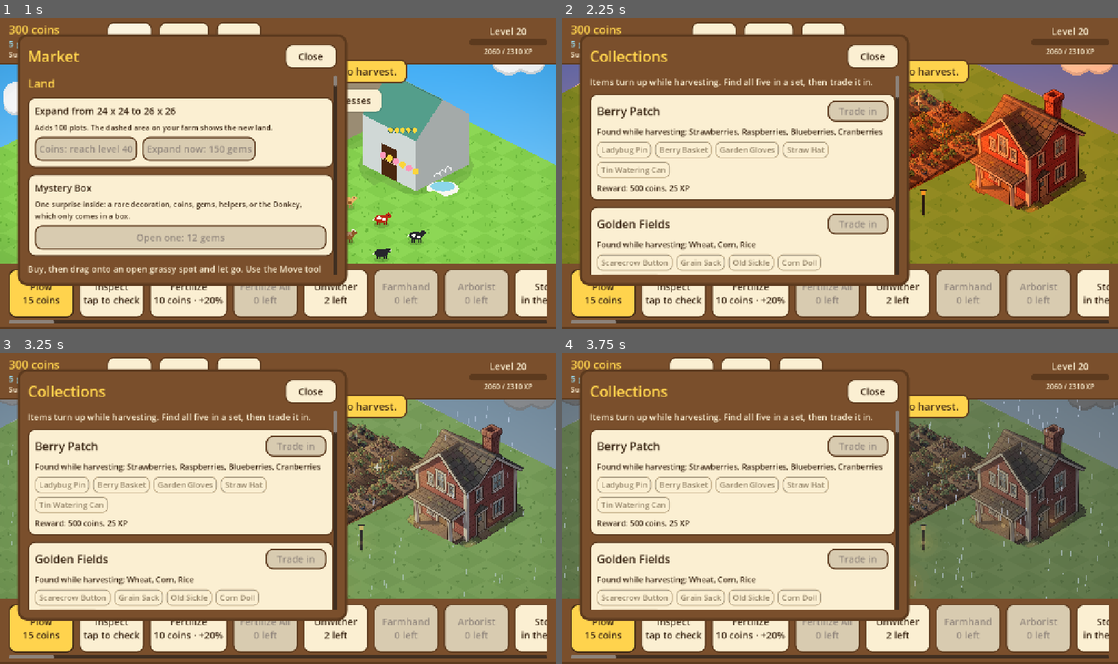
Above: before the commit, frames 1-4 (two rows, left to right).
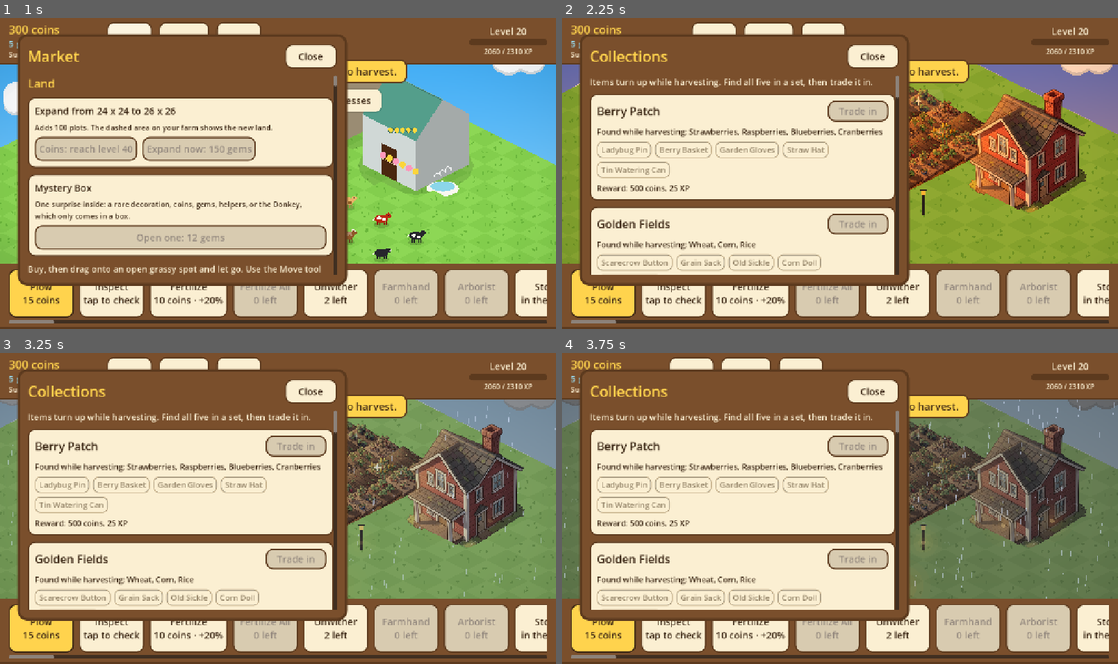
Above: after the commit, the same moments.

Repository: aniket-patra-1998/farm-game
Game: Godot game, scene res://tests/shots.tscn
Two runs of this game, one before a commit and one after it. Both use one fixed random seed, a clock stepped at 60 frames per second and the inputs below. This scene is started directly instead of the project's main scene.
Inputs:
- Up to frame 1 (1 s): click "Market" at 0.5 s
- Up to frame 2 (2.25 s): click "Collections" at 1.25 s; click "Market" at 2 s
- Up to frame 3 (3.25 s): click "Collections" at 2.75 s
- Up to frame 4 (3.75 s): click "Ribbons" at 3.5 s

Frame 1 is identical in both runs. In frame 2, 15% of the frame differs, in the area x 0-100%, y 14-80%; in frame 3, less than 0.1%; in frame 4, less than 0.1%.

Commit message:
Softer golden hour: less orange wash, paler sunset light
Co-Authored-By: Claude Opus 5.5 <noreply@anthropic.com>
Claude-Session: https://claude.ai/code/session_014fNSr1566M9NhC2mwnPott

Diff:
--- a/scripts/day_cycle.gd
+++ b/scripts/day_cycle.gd
@@ -15,8 +15,8 @@
 	[5.5,   "#4a6fb0", "#f6a96b", "#e2b08f"],
 	[7.0,   "#5fb1e8", "#cfe9f5", "#f4ecdb"],
 	[12.0,  "#3fa6ea", "#bfe6fa", "#ffffff"],
-	[16.5,  "#4aa3df", "#f3e2b0", "#fff3dc"],
-	[18.75, "#5c5fa8", "#ff9a5c", "#eba27c"],
+	[16.5,  "#4aa3df", "#f3e2b0", "#fff6e6"],
+	[18.75, "#5c5fa8", "#ff9a5c", "#f3c4a0"],
 	[19.75, "#26305e", "#7a5a8a", "#8d84b2"],
 	[21.0,  "#0b1430", "#1d2b55", "#6b78b4"],
 	[24.0,  "#0b1430", "#1d2b55", "#6b78b4"],
--- a/scripts/main.gd
+++ b/scripts/main.gd
@@ -115,7 +115,7 @@
 	m.set_shader_parameter("contrast", lerpf(1.05, 0.95, dark))
 	m.set_shader_parameter("lift", Vector3(0.02, 0.035, 0.08) * dark)
 	var low := 0.0 if sun < 0.0 else pow(1.0 - sin(sun * PI), 3.0)  # 1 right at sunrise and sunset
-	m.set_shader_parameter("warm", Color(1.0, 0.62, 0.32, 0.45 * low * (1.0 - cover)))
+	m.set_shader_parameter("warm", Color(1.0, 0.7, 0.45, 0.22 * low * (1.0 - cover)))
 	m.set_shader_parameter("warm_from", Vector2(0.0 if sun < 0.5 else 1.0, 0.3))
 	m.set_shader_parameter("haze", Color(0.84, 0.87, 0.9, float(w["fog"]) * 0.75).lerp(Color(0.25, 0.3, 0.42, float(w["fog"]) * 0.6), dark))
 	m.set_shader_parameter("vignette", lerpf(0.18, 0.4, dark))
